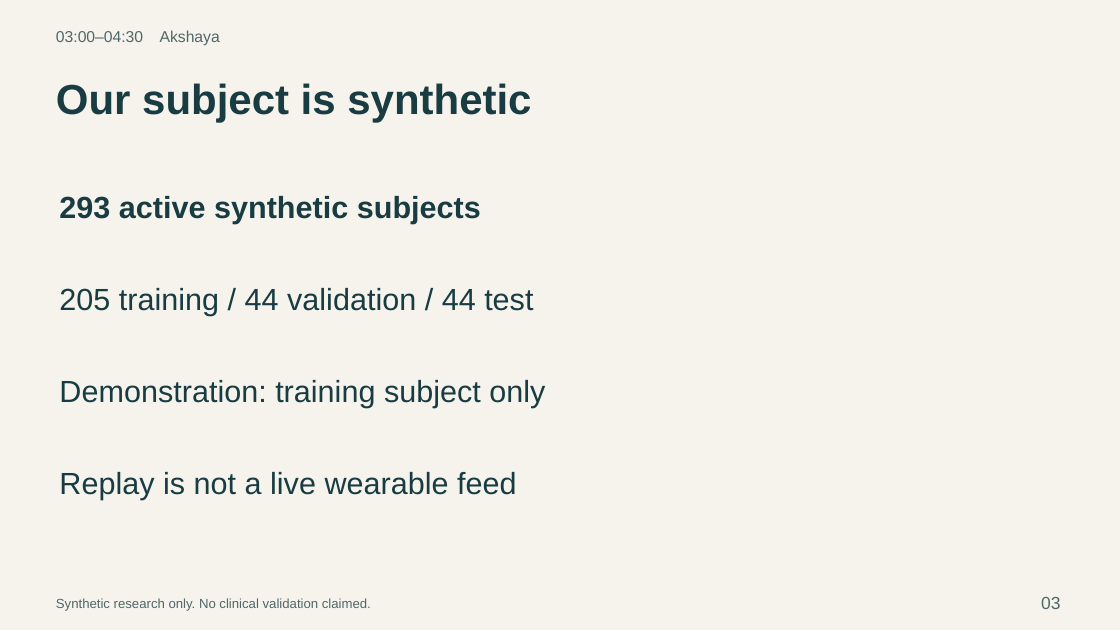
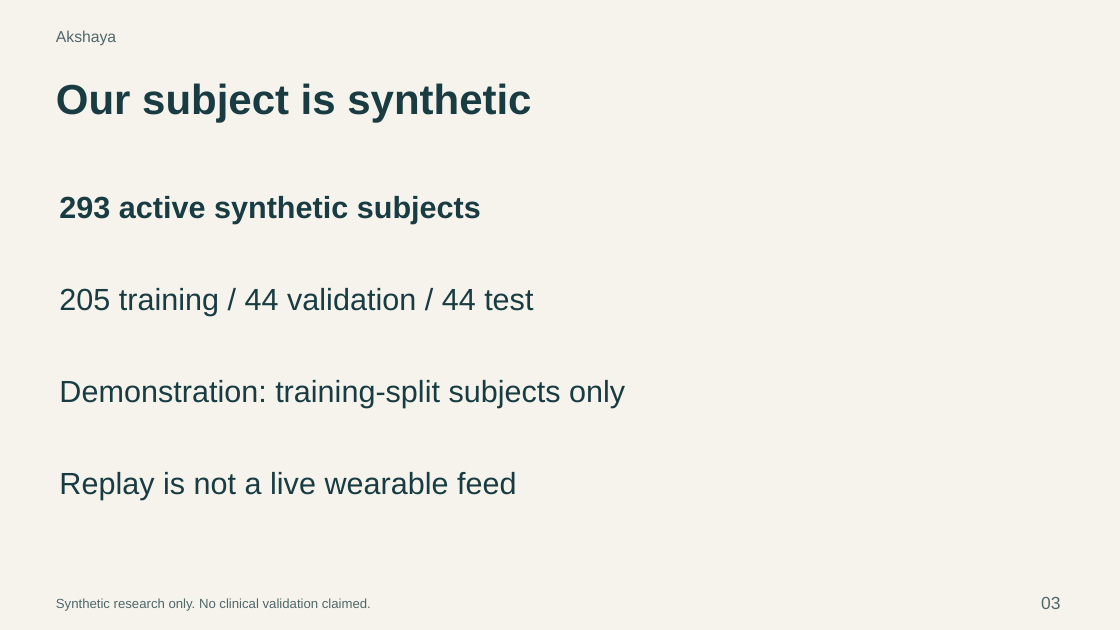
Before and after one commit to AkshayAlgoX/T2D-Glucose-Digital-Twin, a slide deck: slide 3 of docs/presentation/presentation.pptx. Drawn at 1120x630 pixels with LibreOffice and Linux fonts; fonts in the diff are those of the drawing. Boxes give left, top, right and bottom in pixels: in the first picture for what was removed or moved away, otherwise in the second. Text is boxed around its words. In the diff, an @@ line names an element or a change of style, - is before the commit and + after.

```diff
--- a/docs/presentation/presentation.pptx
+++ b/docs/presentation/presentation.pptx
@@ text at [56,30,116,45]: text changed @@
-03:00–04:30 Akshaya
+Akshaya
@@ text at [59,380,625,408]: text changed @@
-Demonstration: training subject only
+Demonstration: training-split subjects only
```
Also in this commit, not shown: 13 other slides changed, 5 other files.
